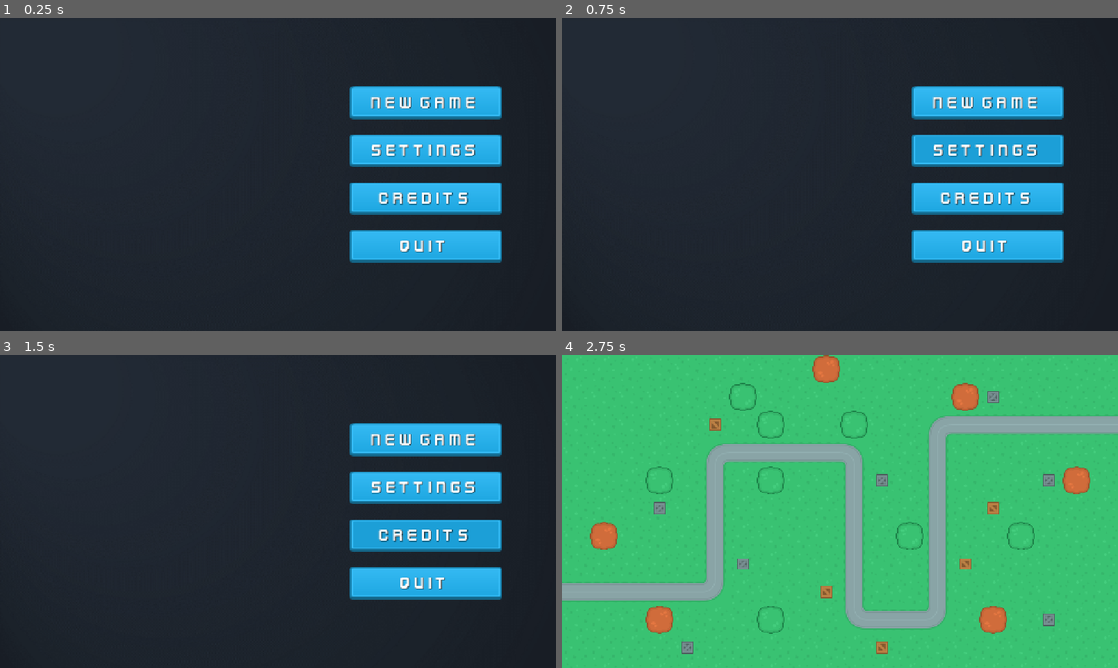
Above: before the commit, frames 1-4 (two rows, left to right).
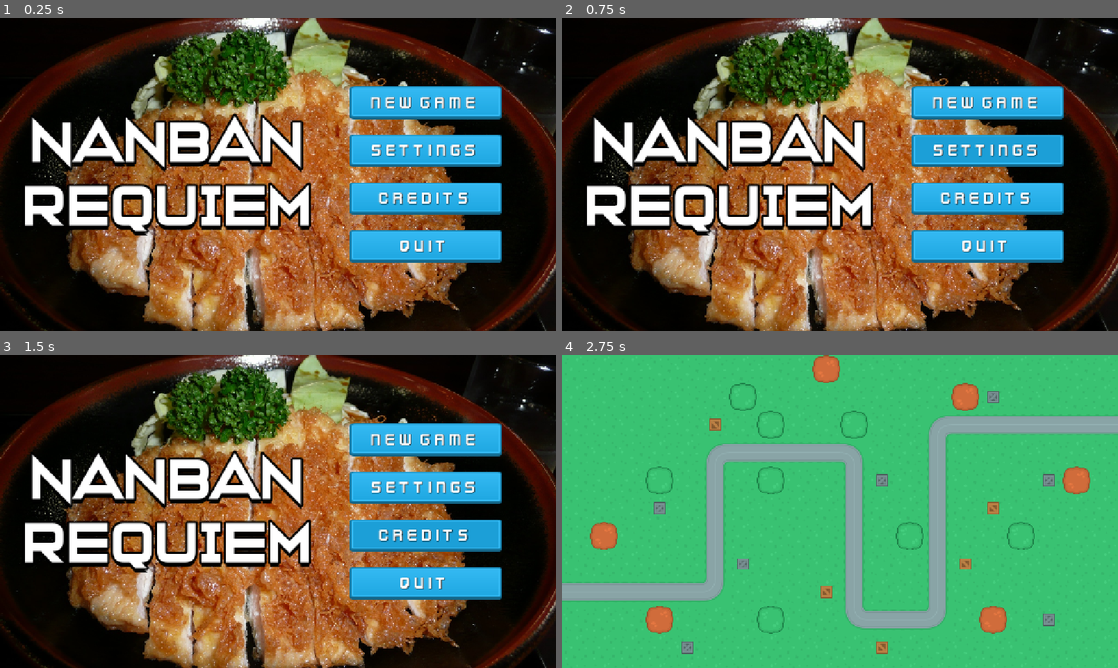
Above: after the commit, the same moments.

Repository: lukeai-tan/nanban-requiem-orbital
Game: Godot game, scene res://SceneHandler.tscn
Two runs of this game, one before a commit and one after it. Both use one fixed random seed, a clock stepped at 60 frames per second and the inputs below.
Inputs:
- Up to frame 1 (0.25 s): no input
- Up to frame 2 (0.75 s): click "Settings" at 0.5 s
- Up to frame 3 (1.5 s): click "Credits" at 1.25 s
- Up to frame 4 (2.75 s): click "New Game" at 2 s

The runs differ from the first frame. In frame 1, 88% of the frame differs, in the area x 0-100%, y 0-100%; in frame 2, 88%; in frame 3, 88%; in frame 4, nothing differs.

Commit message:
added game title to main menu
added new font specifically for the main menu

Diff:
--- a/SceneHandler.gd
+++ b/SceneHandler.gd
@@ -1,11 +1,11 @@
 extends Node
 
 func _ready():
-	get_node("MainMenu/Margin/VBoxContainer/NewGame").connect("pressed", Callable(self, "onNewGamePressed"))
-	# get_node("MainMenu/Margin/VBoxContainer/Trophies").connect("pressed", Callable(self, "onTrophiesPressed"))
-	get_node("MainMenu/Margin/VBoxContainer/Settings").connect("pressed", Callable(self, "onSettingsPressed"))
-	get_node("MainMenu/Margin/VBoxContainer/Credits").connect("pressed", Callable(self, "onCreditsPressed"))
-	get_node("MainMenu/Margin/VBoxContainer/Quit").connect("pressed", Callable(self, "onQuitPressed"))
+	get_node("MainMenu/Margin/VB_buttons/NewGame").connect("pressed", Callable(self, "onNewGamePressed"))
+	# get_node("MainMenu/Margin/VB_buttons/Trophies").connect("pressed", Callable(self, "onTrophiesPressed"))
+	get_node("MainMenu/Margin/VB_buttons/Settings").connect("pressed", Callable(self, "onSettingsPressed"))
+	get_node("MainMenu/Margin/VB_buttons/Credits").connect("pressed", Callable(self, "onCreditsPressed"))
+	get_node("MainMenu/Margin/VB_buttons/Quit").connect("pressed", Callable(self, "onQuitPressed"))
 
 func onNewGamePressed():
 	get_node("MainMenu").queue_free()
--- a/Scenes/UIScenes/MainMenu.tscn
+++ b/Scenes/UIScenes/MainMenu.tscn
@@ -1,6 +1,7 @@
-[gd_scene load_steps=6 format=3 uid="uid://cia7hkwwboa"]
+[gd_scene load_steps=7 format=3 uid="uid://cia7hkwwboa"]
 
-[ext_resource type="Texture2D" uid="uid://c51lbigqbpp2" path="res://Assets/UI/Art/mm_background.png" id="1_75job"]
+[ext_resource type="Texture2D" uid="uid://cods5ea5wgjir" path="res://Assets/UI/Art/mm_ChickenNanbanDon.jpg" id="1_tg48g"]
+[ext_resource type="FontFile" uid="uid://ck5qkpnasud14" path="res://Assets/Fonts/VeniteAdoremusStraight-Yzo6v.ttf" id="2_jrpvl"]
 [ext_resource type="Texture2D" uid="uid://dnetv5bmd7rr8" path="res://Assets/UI/Buttons/button_rectangle_depth_flat.png" id="2_qc1fl"]
 [ext_resource type="Texture2D" uid="uid://q3rsu63tn56h" path="res://Assets/UI/Buttons/button_rectangle_gradient.png" id="3_qc1fl"]
 [ext_resource type="Texture2D" uid="uid://duc3fuxlc1616" path="res://Assets/UI/Buttons/button_rectangle_depth_gradient.png" id="4_2e4mf"]
@@ -21,7 +22,7 @@
 anchor_bottom = 1.0
 grow_horizontal = 2
 grow_vertical = 2
-texture = ExtResource("1_75job")
+texture = ExtResource("1_tg48g")
 
 [node name="Margin" type="MarginContainer" parent="."]
 layout_mode = 1
@@ -35,14 +36,33 @@
 theme_override_constants/margin_right = 50
 theme_override_constants/margin_bottom = 50
 
-[node name="VBoxContainer" type="VBoxContainer" parent="Margin"]
+[node name="VB_title" type="VBoxContainer" parent="Margin"]
+custom_minimum_size = Vector2(500, 0)
+layout_mode = 2
+size_flags_horizontal = 0
+alignment = 1
+
+[node name="Label" type="Label" parent="Margin/VB_title"]
+layout_mode = 2
+theme_override_colors/font_shadow_color = Color(0, 0, 0, 1)
+theme_override_colors/font_outline_color = Color(0, 0, 0, 1)
+theme_override_constants/shadow_offset_y = 10
+theme_override_constants/outline_size = 20
+theme_override_fonts/font = ExtResource("2_jrpvl")
+theme_override_font_sizes/font_size = 130
+text = "Nanban
+Requiem"
+horizontal_alignment = 1
+vertical_alignment = 1
+
+[node name="VB_buttons" type="VBoxContainer" parent="Margin"]
 custom_minimum_size = Vector2(500, 0)
 layout_mode = 2
 size_flags_horizontal = 8
 theme_override_constants/separation = 35
 alignment = 1
 
-[node name="NewGame" type="TextureButton" parent="Margin/VBoxContainer"]
+[node name="NewGame" type="TextureButton" parent="Margin/VB_buttons"]
 custom_minimum_size = Vector2(350, 75)
 layout_mode = 2
 size_flags_horizontal = 4
@@ -51,7 +71,7 @@
 texture_hover = ExtResource("2_qc1fl")
 stretch_mode = 0
 
-[node name="Label" type="Label" parent="Margin/VBoxContainer/NewGame"]
+[node name="Label" type="Label" parent="Margin/VB_buttons/NewGame"]
 layout_mode = 1
 anchors_preset = 15
 anchor_right = 1.0
@@ -65,7 +85,7 @@
 horizontal_alignment = 1
 vertical_alignment = 1
 
-[node name="Settings" type="TextureButton" parent="Margin/VBoxContainer"]
+[node name="Settings" type="TextureButton" parent="Margin/VB_buttons"]
 custom_minimum_size = Vector2(350, 75)
 layout_mode = 2
 size_flags_horizontal = 4
@@ -74,7 +94,7 @@
 texture_hover = ExtResource("2_qc1fl")
 stretch_mode = 0
 
-[node name="Label" type="Label" parent="Margin/VBoxContainer/Settings"]
+[node name="Label" type="Label" parent="Margin/VB_buttons/Settings"]
 layout_mode = 1
 anchors_preset = 15
 anchor_right = 1.0
@@ -88,7 +108,7 @@
 horizontal_alignment = 1
 vertical_alignment = 1
 
-[node name="Credits" type="TextureButton" parent="Margin/VBoxContainer"]
+[node name="Credits" type="TextureButton" parent="Margin/VB_buttons"]
 custom_minimum_size = Vector2(350, 75)
 layout_mode = 2
 size_flags_horizontal = 4
@@ -97,7 +117,7 @@
 texture_hover = ExtResource("2_qc1fl")
 stretch_mode = 0
 
-[node name="Label" type="Label" parent="Margin/VBoxContainer/Credits"]
+[node name="Label" type="Label" parent="Margin/VB_buttons/Credits"]
 layout_mode = 1
 anchors_preset = 15
 anchor_right = 1.0
@@ -111,7 +131,7 @@
 horizontal_alignment = 1
 vertical_alignment = 1
 
-[node name="Quit" type="TextureButton" parent="Margin/VBoxContainer"]
+[node name="Quit" type="TextureButton" parent="Margin/VB_buttons"]
 custom_minimum_size = Vector2(350, 75)
 layout_mode = 2
 size_flags_horizontal = 4
@@ -120,7 +140,7 @@
 texture_hover = ExtResource("2_qc1fl")
 stretch_mode = 0
 
-[node name="Label" type="Label" parent="Margin/VBoxContainer/Quit"]
+[node name="Label" type="Label" parent="Margin/VB_buttons/Quit"]
 layout_mode = 1
 anchors_preset = 15
 anchor_right = 1.0
Binary file added: Assets/Fonts/VeniteAdoremusStraight-Yzo6v.ttf
Not shown, added: Assets/Fonts/VeniteAdoremusStraight-Yzo6v.ttf.import
